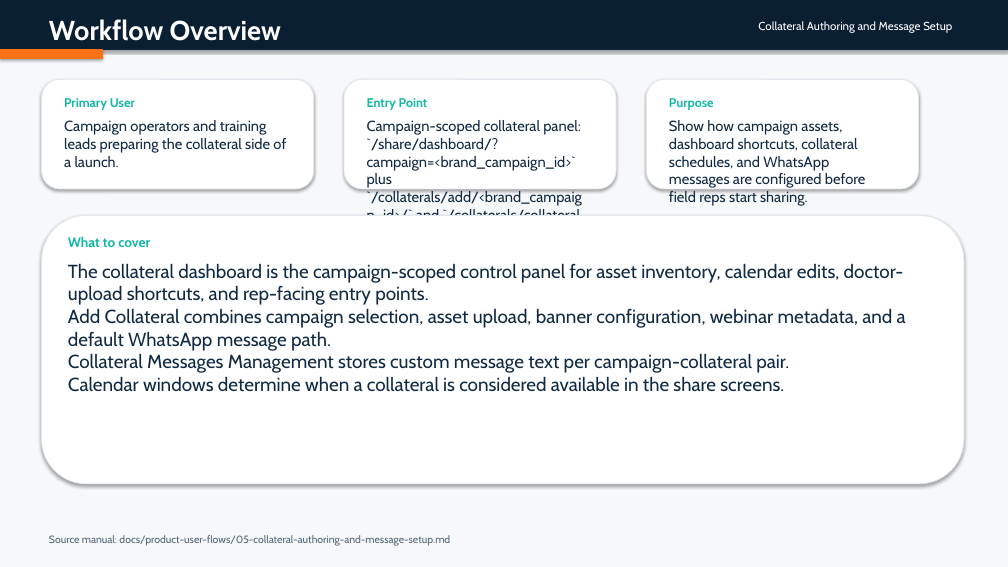
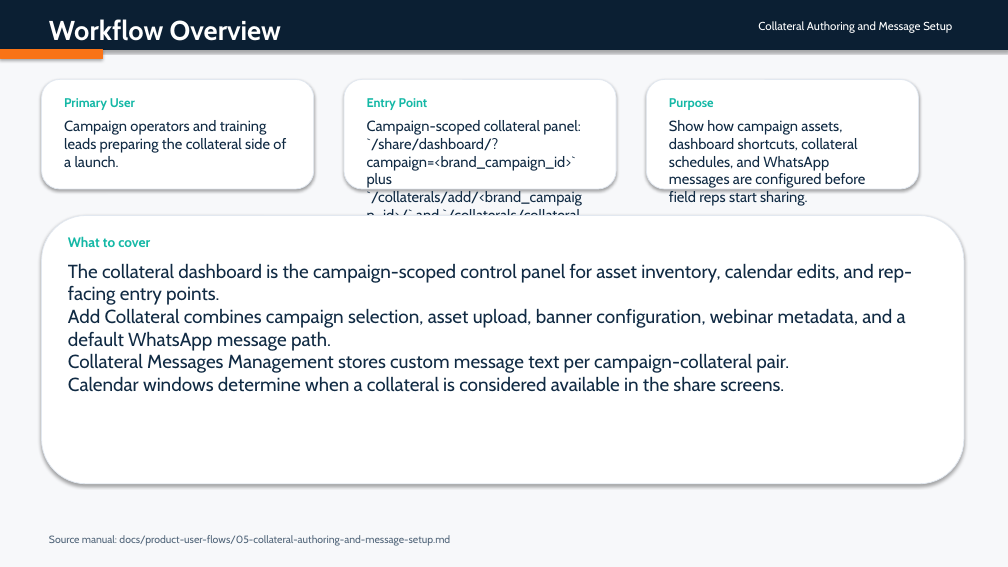
Before and after one commit to admin-masters/inclinic-education-system, a slide deck: slide 2 of output/doc/user-flow-decks/05-collateral-authoring-and-message-setup.pptx. Drawn at 1008x567 pixels with LibreOffice and Linux fonts; fonts in the diff are those of the drawing. Boxes give left, top, right and bottom in pixels: in the first picture for what was removed or moved away, otherwise in the second. Text is boxed around its words. In the diff, an @@ line names an element or a change of style, - is before the commit and + after.

Commit message:
simplify field rep login and doctor addition docs

```diff
--- a/output/doc/user-flow-decks/05-collateral-authoring-and-message-setup.pptx
+++ b/output/doc/user-flow-decks/05-collateral-authoring-and-message-setup.pptx
@@ text at [68, 263, 912, 305]: text changed @@
-The collateral dashboard is the campaign-scoped control panel for asset inventory, calendar edits, doctor-upload shortcuts, and rep-facing entry points.
+The collateral dashboard is the campaign-scoped control panel for asset inventory, calendar edits, and rep-facing entry points.
```
Also in this commit, not shown: 1 other slide changed, 23 other files.
